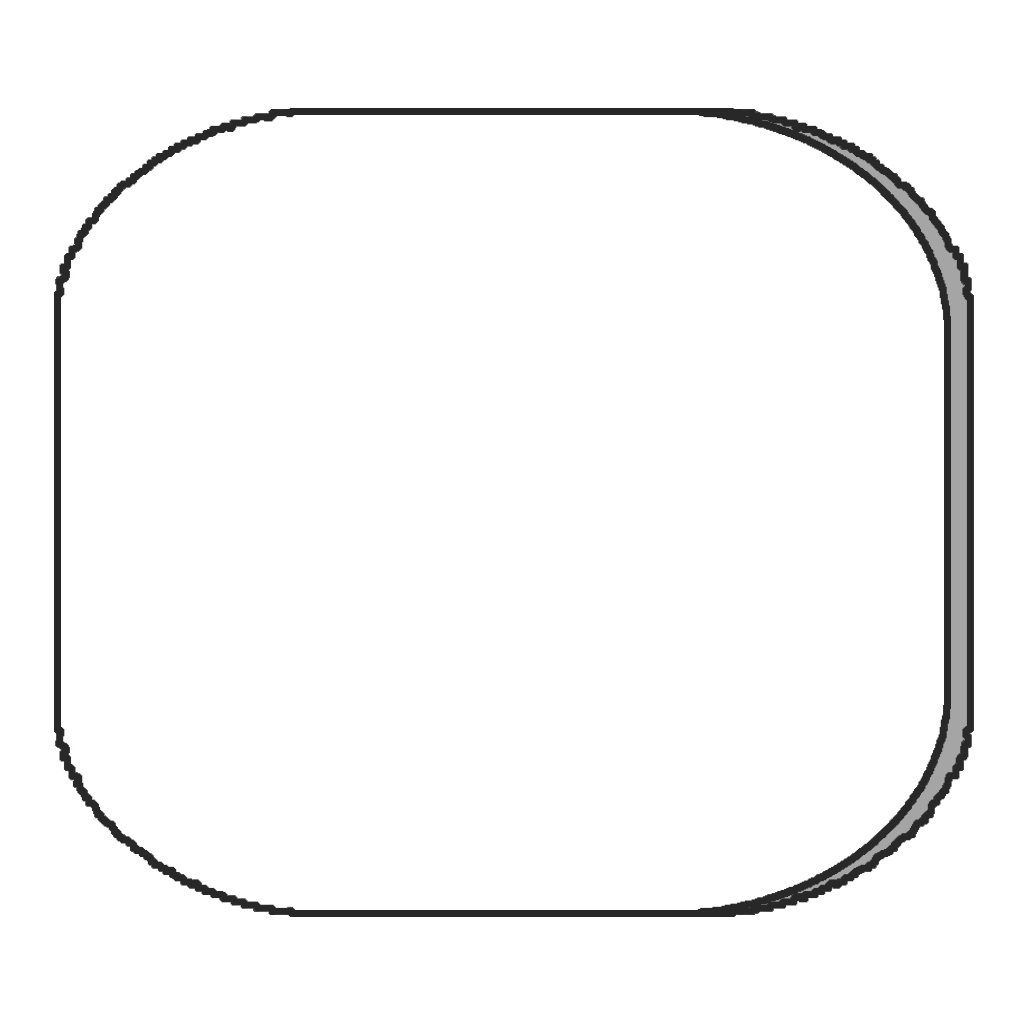
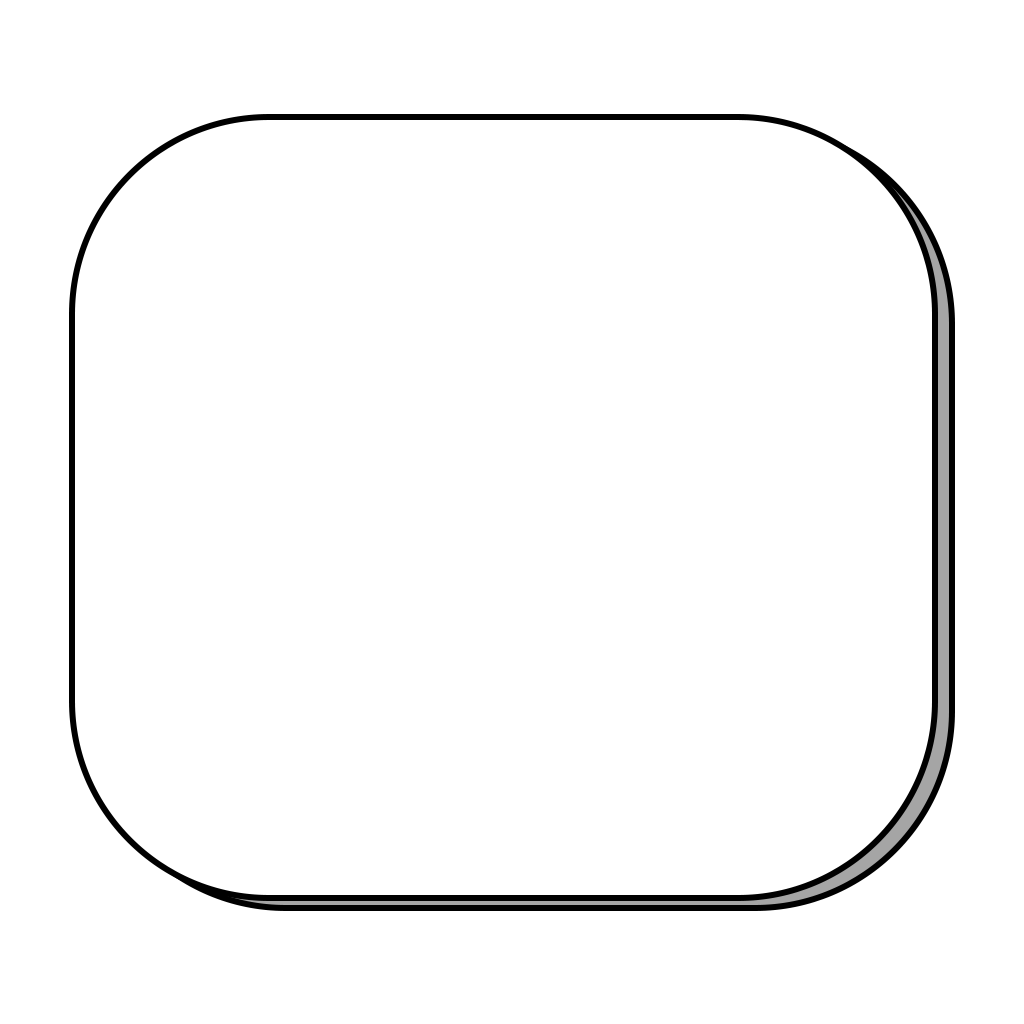
Revision of a layered w=1024, h=1024 image; what changed, layer by layer:
added layer "모서리가 둥근 직사각형 1" (1st of 2) above "모서리가 둥근 직사각형 1" over bbox(69, 114, 938, 901)
added layer "모서리가 둥근 직사각형 1" (2nd of 2) above "레이어 2" over bbox(86, 124, 955, 911)
hid "레이어 2" over bbox(54, 108, 951, 917)
hid "레이어 3" over bbox(581, 108, 974, 917)
